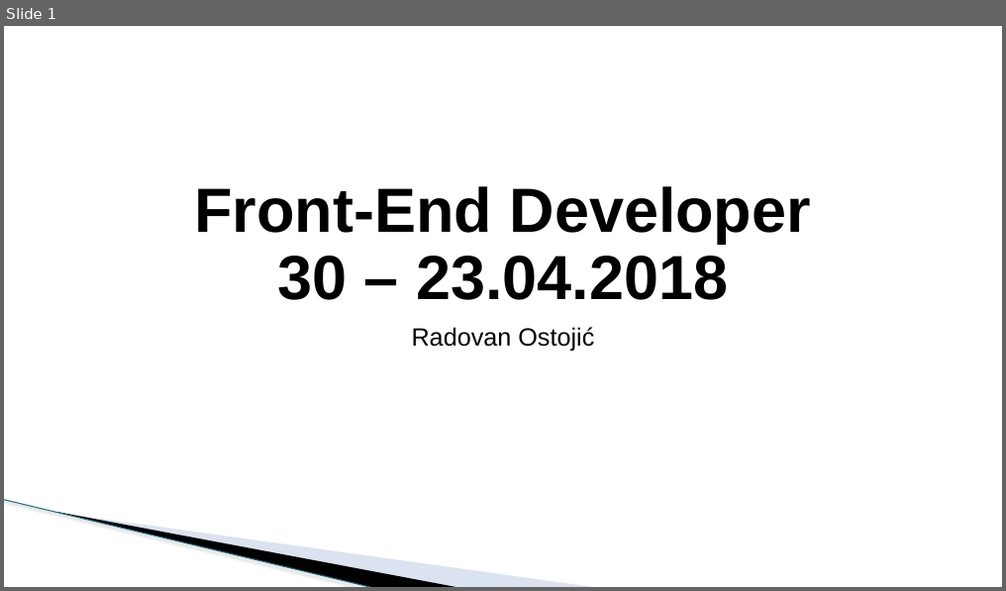
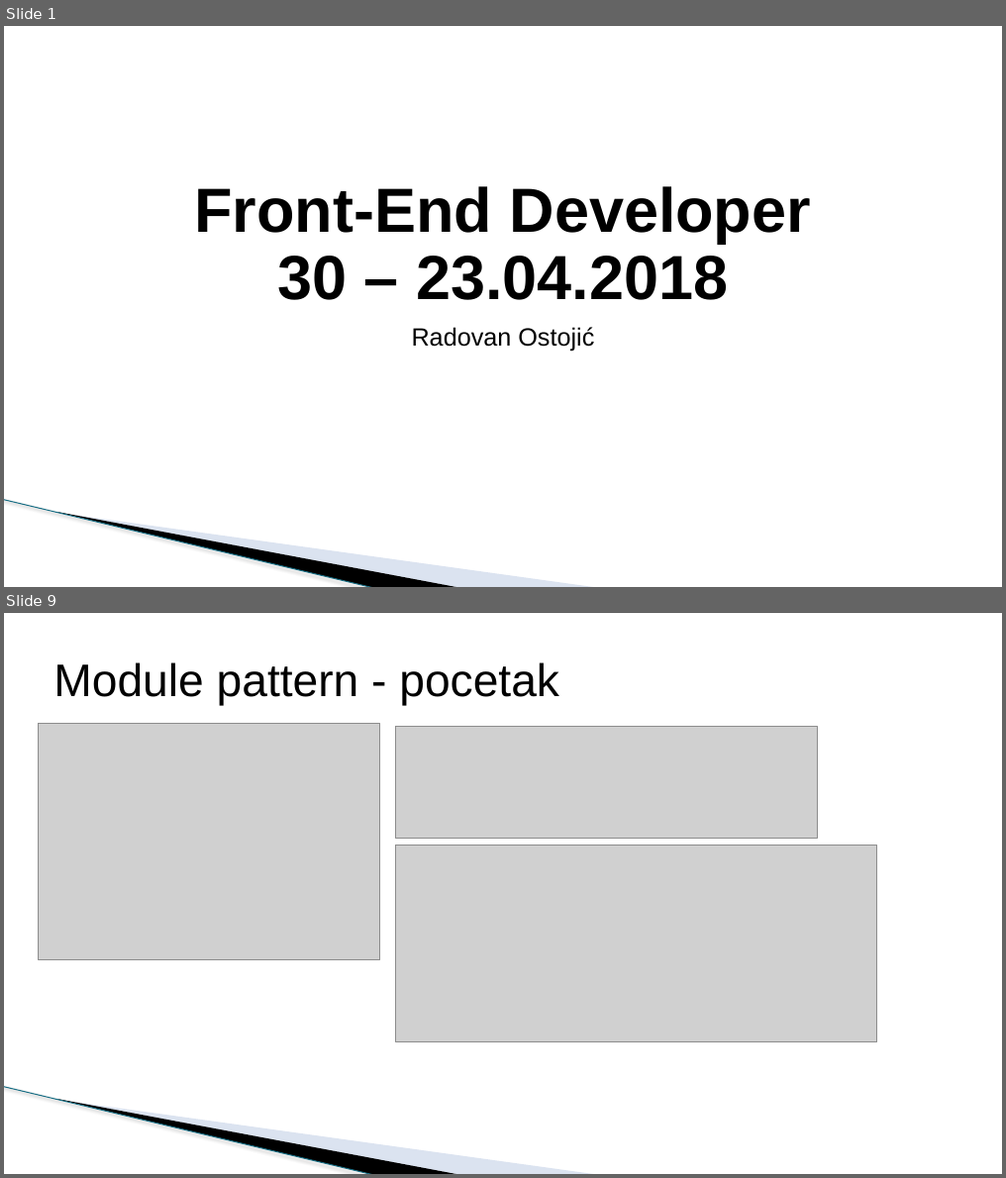
Before and after one commit to todalexcode/kurs-front-end, a slide deck: sesija-30/PPT/Front-End Developer-30.pptx. Shown one above the other, each under a label of ours: slide 1 before the commit, slides 1 and 9 after it; the slides between them are not shown. The pictures are 1006x591 and 1006x1178 pixels, drawn with LibreOffice and Linux fonts; fonts in the diff are those of the drawing; grey boxes stand for pictures; background and template pictures are left out. Boxes give left, top, right and bottom in pixels: in the first picture for what was removed or moved away, otherwise in the second. Text is boxed around its words. In the diff, an @@ line names an element or a change of style, - is before the commit and + after.

```diff
--- a/sesija-30/PPT/Front-End Developer-30.pptx
+++ b/sesija-30/PPT/Front-End Developer-30.pptx
@@ slide 9 added at (4,613,1002,1174), background #FFFFFF; not listed: 3 template elements that a slide beside it also shows @@
@@ title added at (54,663,559,706), 44 pt, text #000000 @@
+Module pattern - pocetak
@@ picture added at (38,724,380,960) @@
@@ picture added at (396,726,818,838) @@
@@ picture added at (396,845,877,1042) @@
```
Also in this commit, not shown: 2 slides changed, 7 other slides added, 1 slide removed, 8 other files.
